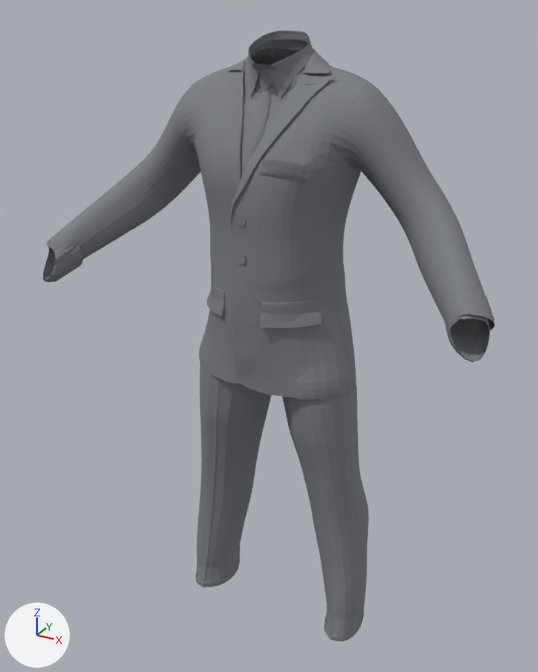
An edit to the OBJ model assets/fitted/male/suit3.fitted.obj, drawn before and after from the same camera.
Both versions are drawn from a camera (50 mm lens) standing at (7.72, -14.8, 7.8) and looking at (-0.17, -0.47, 0.63). Arrows for +X, +Y and +Z are at lower left; the lights stay in place. The first picture is the older version. Where no turn or scale is listed for an object, it has been applied to the vertices.

Names of what the first picture shows: 'suit3'.
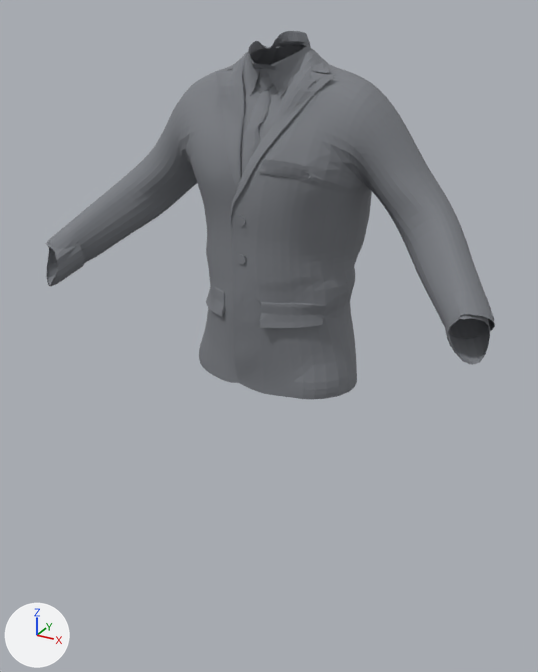
The change, as JSON lines over the scene's bpy script:
```json
{"block": "me_suit3", "where": "# used by ob_suit3; location = (0.0, 0.0, 0.0)"}
{"op": "remove", "block": "me_suit3", "code": "me_suit3.from_pydata(...)  # 8527 vertices, 8125 faces; spans x -5.39..5.28, y -2.82..1.27, z -7.56..7.38"}
{"op": "add", "block": "me_suit3", "code": "me_suit3.from_pydata(...)  # 6474 vertices, 6117 faces; spans x -5.42..5.28, y -2.8..1.28, z -0.27..7.37"}
{"block": "me_suit3", "change": "me_suit3 part 1: the loose piece of 2053 vertices spanning x -2.54..2.54, y -1.42..1.14, z -7.56..1.82 is deleted"}
{"block": "me_suit3", "change": "me_suit3 part 2: 34 vertices moved within x -5.03..5.0, y -2.42..1.19, z 0.03..7.16; 3778 vertices removed from x -5.39..5.28, y -2.82..1.25, z -0.24..7.38; 3778 vertices added at x -5.42..5.28, y -2.8..1.28, z -0.24..7.37"}
```

Changed parts and their boxes (x1, y1, x2, y2) in the pictures (538 x 672 px; the box of a moved part takes in the faces that stretch with it):
```json
{"object": "suit3", "change": "reshaped", "before": [43, 30, 495, 641], "after": [46, 31, 495, 399], "on screen": "40% shorter"}
{"part": 1, "of": "me_suit3", "change": "deleted", "before": [196, 364, 369, 641]}
{"part": 2, "of": "me_suit3", "change": "moved or reshaped", "before": [43, 30, 495, 398], "after": [47, 31, 495, 398]}
```
